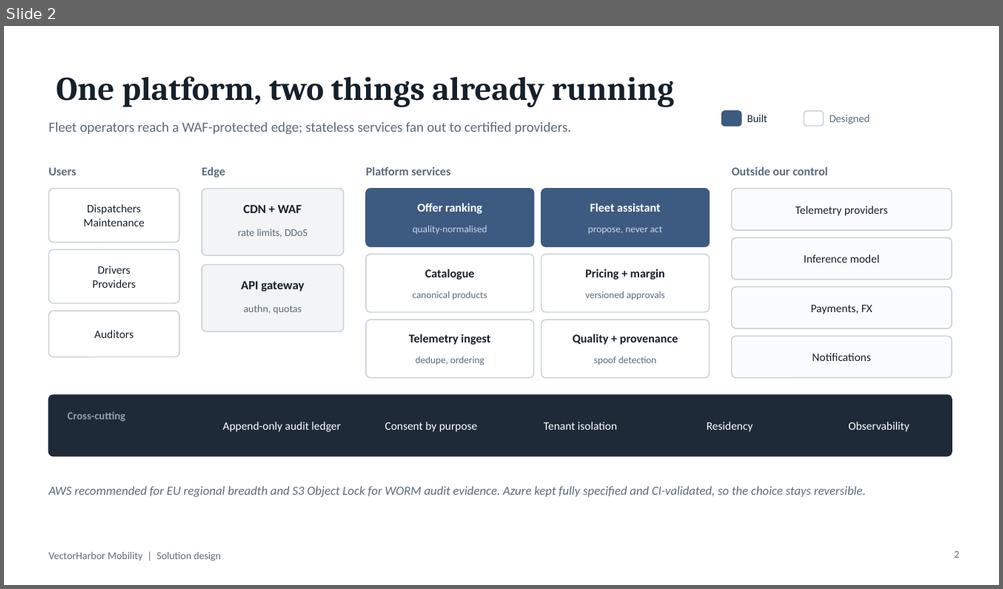
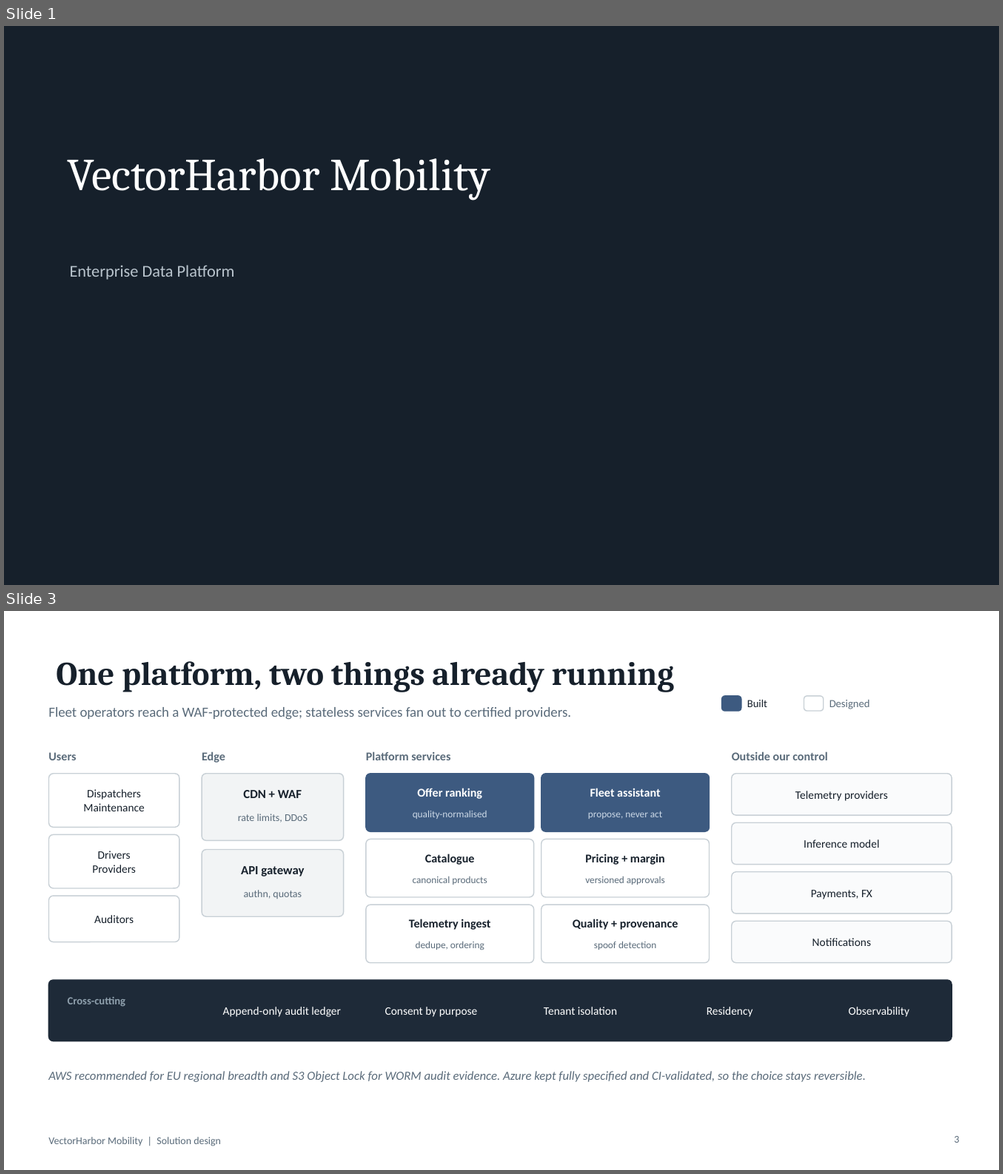
Before and after one commit to mangilal-epam-git/assessment-repo, a slide deck: docs/presentation/VectorHarbor-solution-design.pptx. Shown one above the other, each under a label of ours: slide 2 before the commit, slides 1 and 3 after it; the slides between them are not shown. The pictures are 1003x589 and 1003x1174 pixels, drawn with LibreOffice and Linux fonts; fonts in the diff are those of the drawing. Boxes give left, top, right and bottom in pixels: in the first picture for what was removed or moved away, otherwise in the second. Text is boxed around its words. In the diff, an @@ line names an element or a change of style, - is before the commit and + after.

```diff
--- a/docs/presentation/VectorHarbor-solution-design.pptx
+++ b/docs/presentation/VectorHarbor-solution-design.pptx
@@ slide 1 added at [4,26,999,585], background #16202B @@
@@ title added at [68,158,490,201], 44 pt, text #FFFFFF @@
+VectorHarbor Mobility
@@ text added at [70,265,235,280], 16 pt, text #B9C4CD @@
+Enterprise Data Platform
@@ what was slide 2 is now slide 3 @@
@@ page number at [953,1136,959,1143]: text changed @@
-2
+3
```
Also in this commit, not shown: 1 slide changed, 6 other files.
